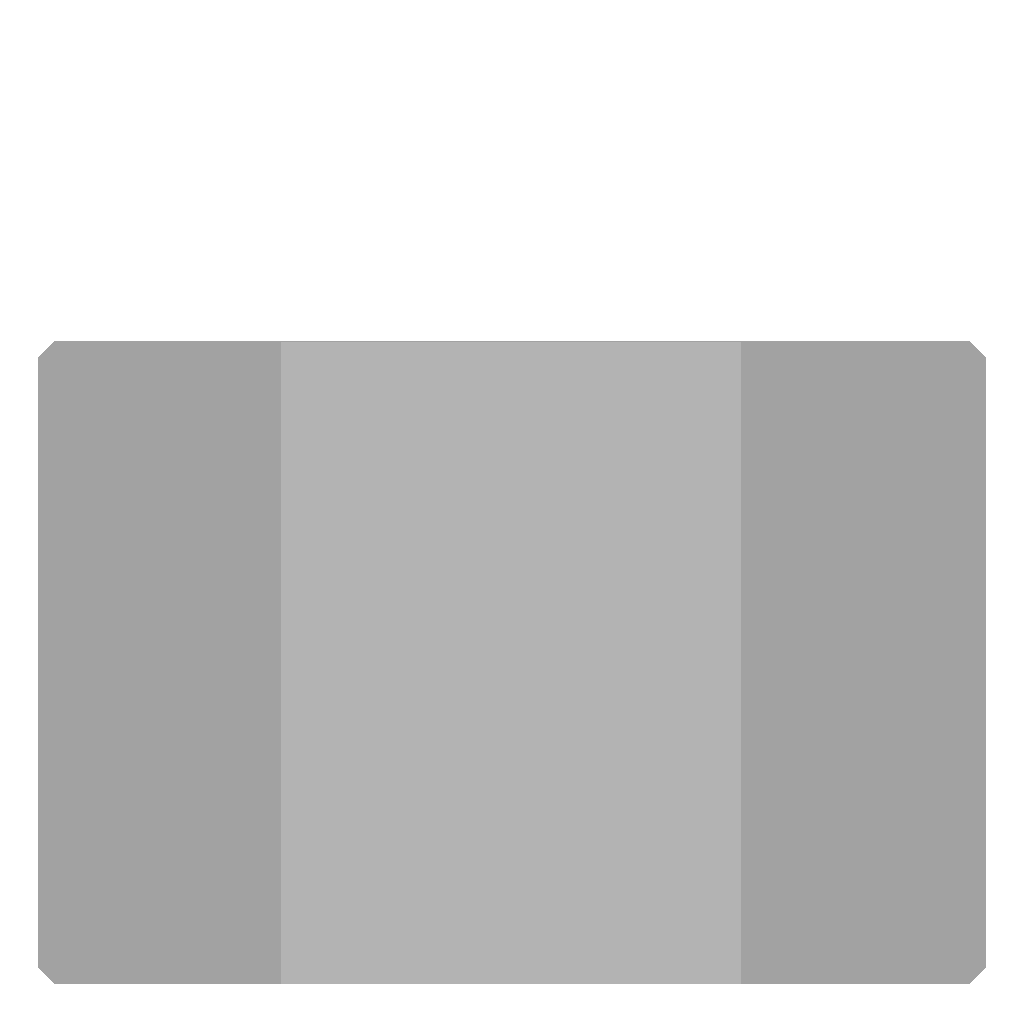
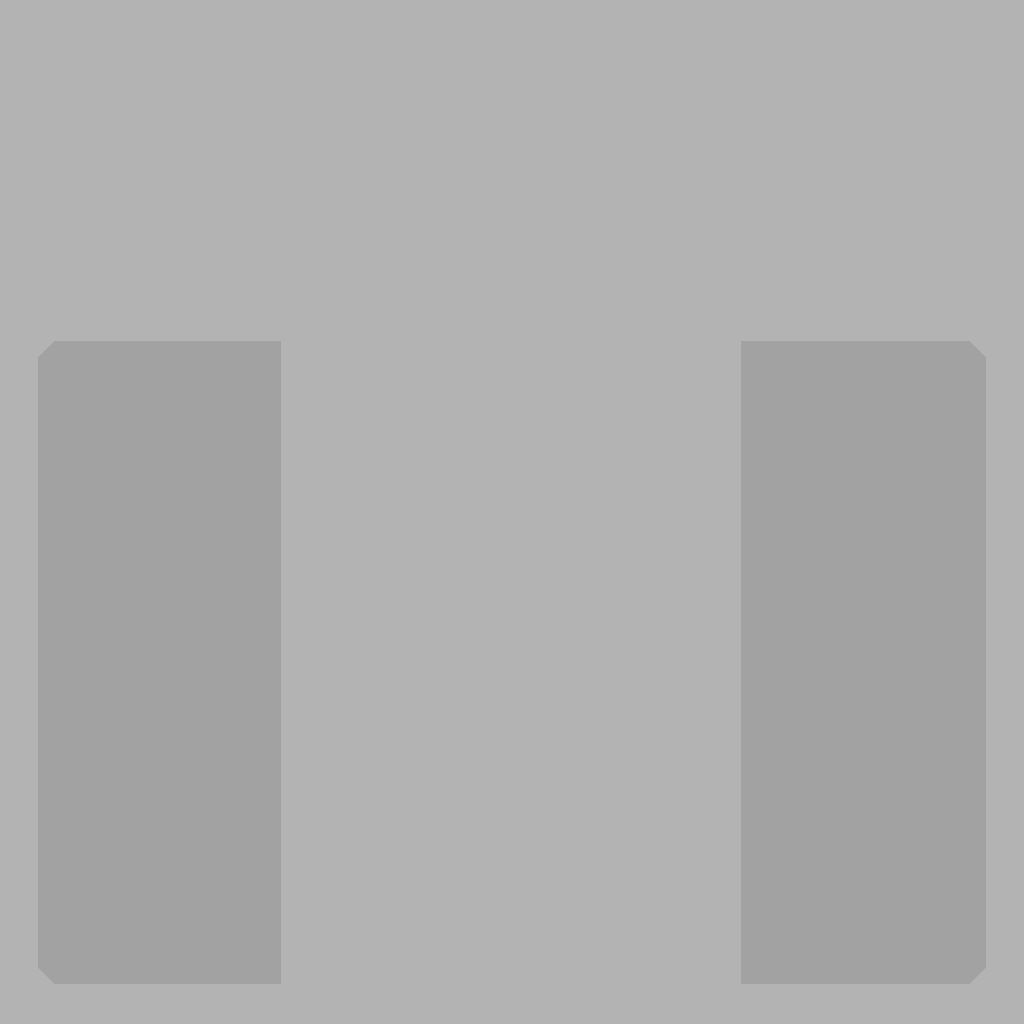
Layer changes from the first (1024, 1024) image to the second:
painted on "Layer 1" over [left=281, top=331, right=741, bottom=996]
added layer "Layer 3" over [left=0, top=0, right=1024, bottom=1024]
